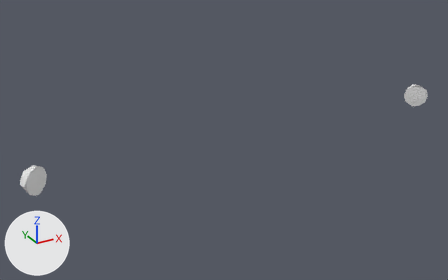
Renders of the OBJ model characters/meshes/headgear_tiara_on_long_curly_pink.obj from each side of a commit.
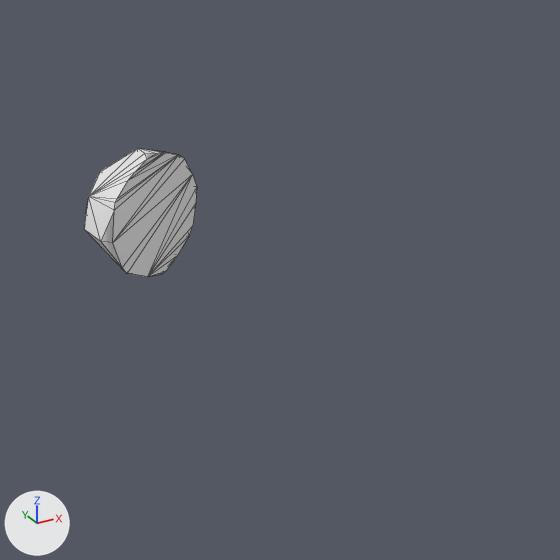
There are two pictures of each version: one whole from a 50 mm camera at (-0.1346, -0.0925, 0.1976) aimed at (-0.012, 0.1304, 0.0862), one close up on the part from 0% to 30% of the width and 47% to 94% of the height. Lighting does not change. The marker at lower left points along +X, +Y and +Z. The first two pictures are the older version. The close-ups show mesh edges as thin lines. Where no turn or scale is listed for an object, it has been applied to the vertices. Vertices at exactly the same position are counted once.

The older version as bpy lines, for what is in view:
```python
me_headgear_tiara_on_long_curly_pink = bpy.data.meshes.new('headgear_tiara_on_long_curly_pink')
me_headgear_tiara_on_long_curly_pink.from_pydata(...)  # 76 vertices, 144 faces; spans x -0.102..0.104, y 0.119..0.131, z 0.084..0.096
ob_headgear_tiara_on_long_curly_pink = bpy.data.objects.new('headgear_tiara_on_long_curly_pink', me_headgear_tiara_on_long_curly_pink)
ob_headgear_tiara_on_long_curly_pink.location = (0.0, 0.0, 0.0)
```
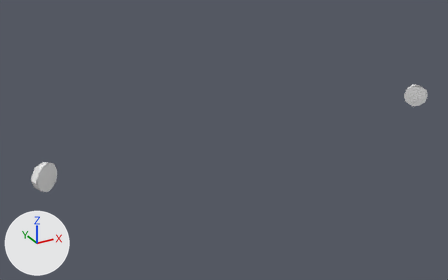
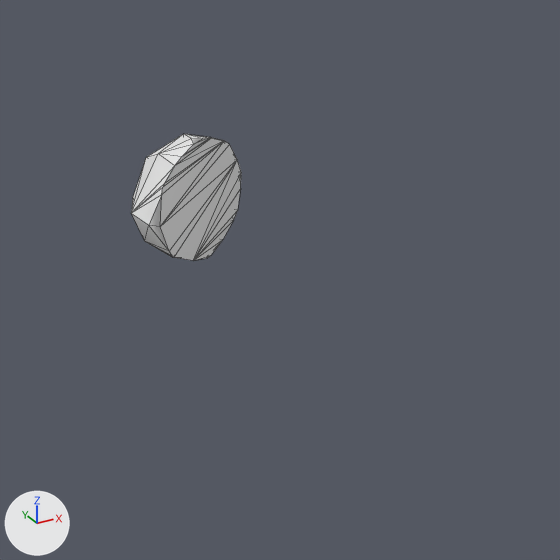
The newer file is also turned or shifted as a whole; pictures and numbers use the older file's frame.

The change, as a diff of the scene's bpy script:
```diff
--- a/characters/meshes/headgear_tiara_on_long_curly_pink.obj.py
+++ b/characters/meshes/headgear_tiara_on_long_curly_pink.obj.py
@@ me_headgear_tiara_on_long_curly_pink @@
 # used by ob_headgear_tiara_on_long_curly_pink; location = (0.0, 0.0, 0.0)
-me_headgear_tiara_on_long_curly_pink.from_pydata(...)  # 76 vertices, 144 faces; spans x -0.102..0.104, y 0.119..0.131, z 0.084..0.096
+me_headgear_tiara_on_long_curly_pink.from_pydata(...)  # 77 vertices, 146 faces; spans x -0.098..0.104, y 0.12..0.131, z 0.084..0.096
+# me_headgear_tiara_on_long_curly_pink part 1: the loose piece of 38 vertices spanning x -0.102..-0.092, y 0.119..0.129, z 0.084..0.096 is rebuilt with 39 vertices and now spans x -0.098..-0.087, y 0.12..0.13, z 0.084..0.096
+# other edits to the shape of me_headgear_tiara_on_long_curly_pink do not show in these pictures
```

Changed parts and their boxes (x1, y1, x2, y2) in the close-ups (560 x 560 px):
'headgear_tiara_on_long_curly_pink', reshaped: before (84, 148, 197, 277); after (131, 134, 241, 261)
